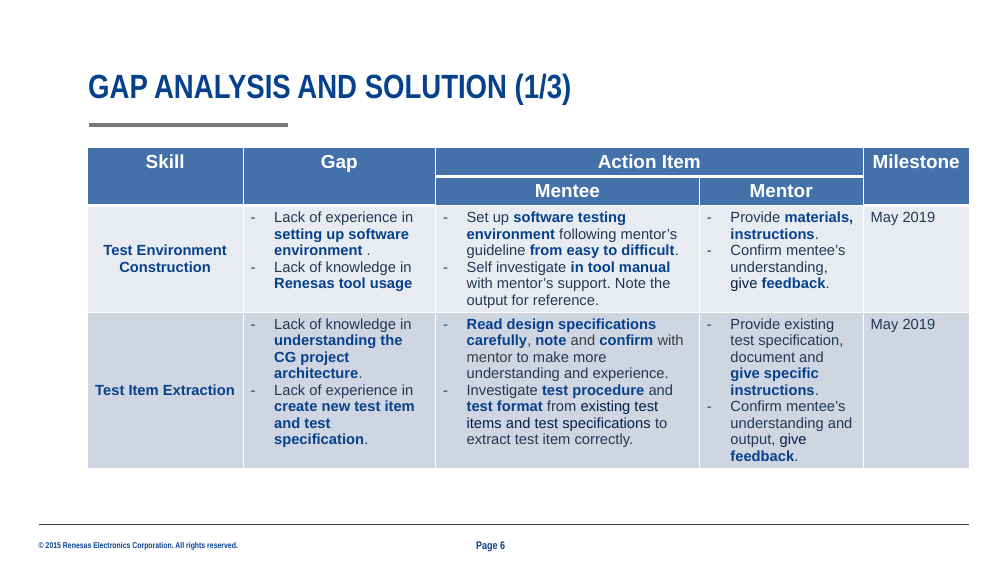
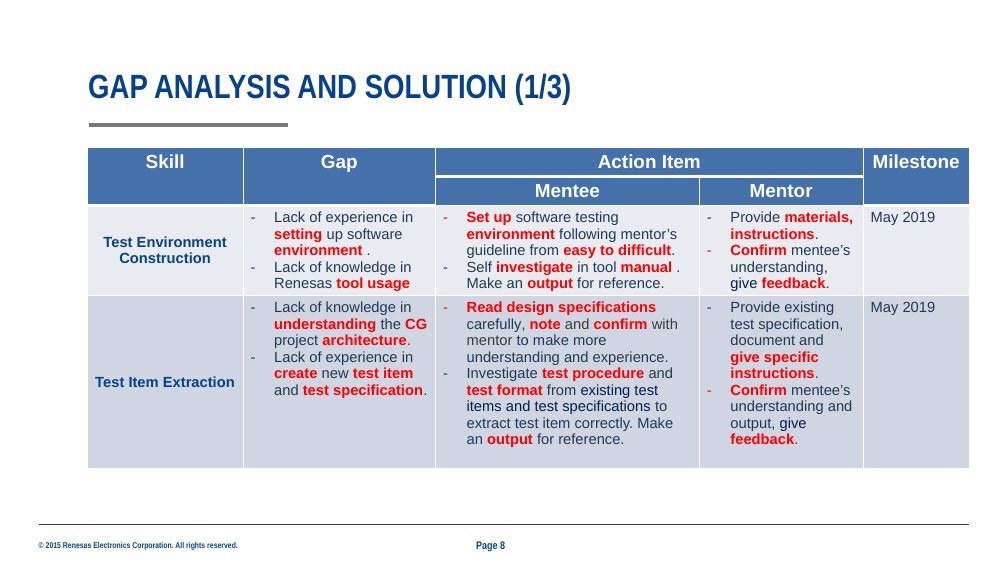
Before and after one commit to boheomap/afsdfsddsf, a slide deck: slide 8 of 25G_TrainingPlan_ThanhPham_2001_new_Jun28.pptx (slide 6 before the commit). Drawn at 1008x567 pixels with LibreOffice and Linux fonts; fonts in the diff are those of the drawing; background and template pictures are left out. Boxes give left, top, right and bottom in pixels: in the first picture for what was removed or moved away, otherwise in the second. Text is boxed around its words. In the diff, an @@ line names an element or a change of style, - is before the commit and + after.

```diff
--- a/25G_TrainingPlan_ThanhPham_2001_new_Jun28.pptx
+++ b/25G_TrainingPlan_ThanhPham_2001_new_Jun28.pptx
@@ table at (x1=87, y1=148, x2=969, y2=488) @@
-row 3, column 3: Set up software testing environment following mentor’s guideline from easy to difficult. / Self investigate in tool manual with mentor’s support. Note the output for reference.
+row 3, column 3: Set up software testing environment following mentor’s guideline from easy to difficult. / Self investigate in tool manual . Make an output for reference.
-row 4, column 3: Read design specifications carefully, note and confirm with mentor to make more understanding and experience. / Investigate test procedure and test format from existing test items and test specifications to extract test item correctly.
+row 4, column 3: Read design specifications carefully, note and confirm with mentor to make more understanding and experience. / Investigate test procedure and test format from existing test items and test specifications to extract test item correctly. Make an output for reference.
@@ text colour #06418C to #FF0000 in "setting environment", "tool usage", "materials, instructions.", "feedback." and 4 more places @@
@@ text colour #06418C to #223854, bold off in "up software", "Renesas", "the project", "new and" @@
@@ text colour #223854 to #FF0000 in "Confirm", "Confirm feedback." @@
@@ bold on in "Confirm", "Confirm" @@
@@ text colour #3C3C3B to #FF0000 in "architecture." @@
```
Also in this commit, not shown: 8 other slides changed, 6 slides added, 3 slides removed.
